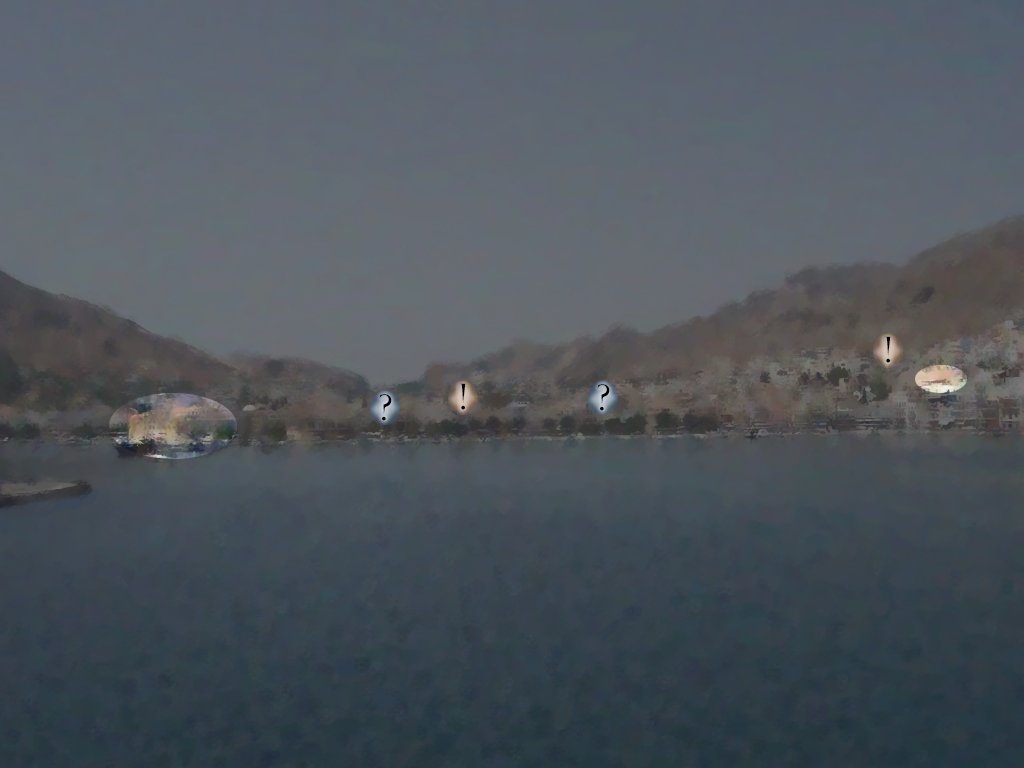
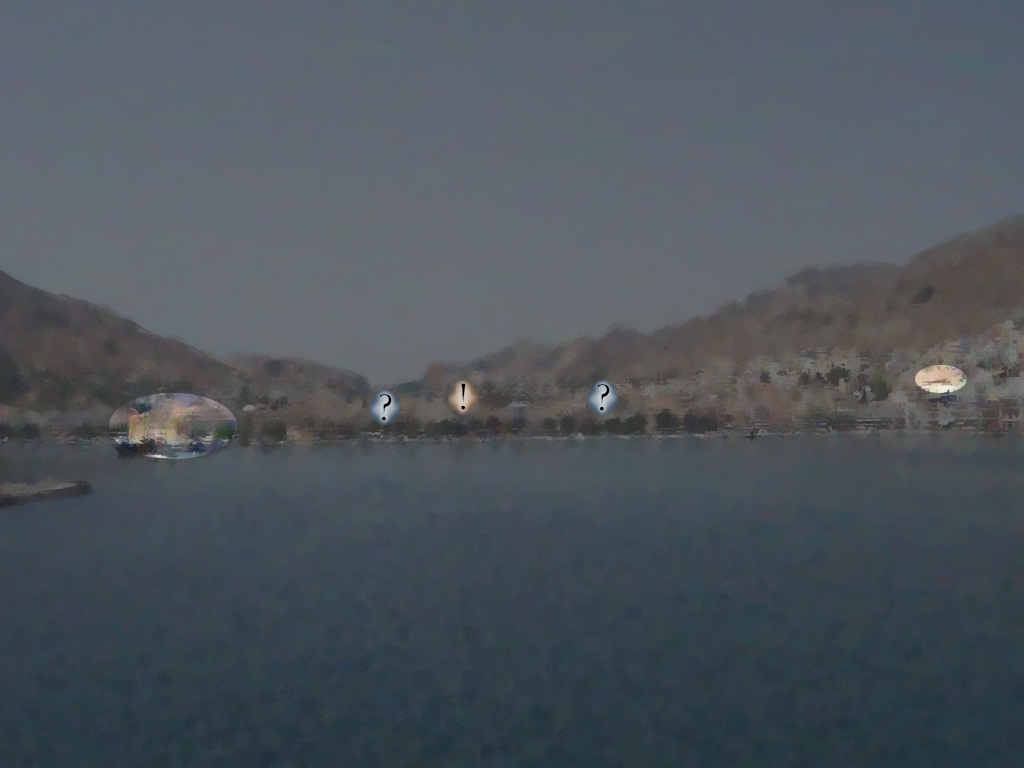
Revision of a layered 1024×768 image; what changed, layer by layer:
hid "sidequest npc marker copy 2" over <box>873,332,903,368</box>
